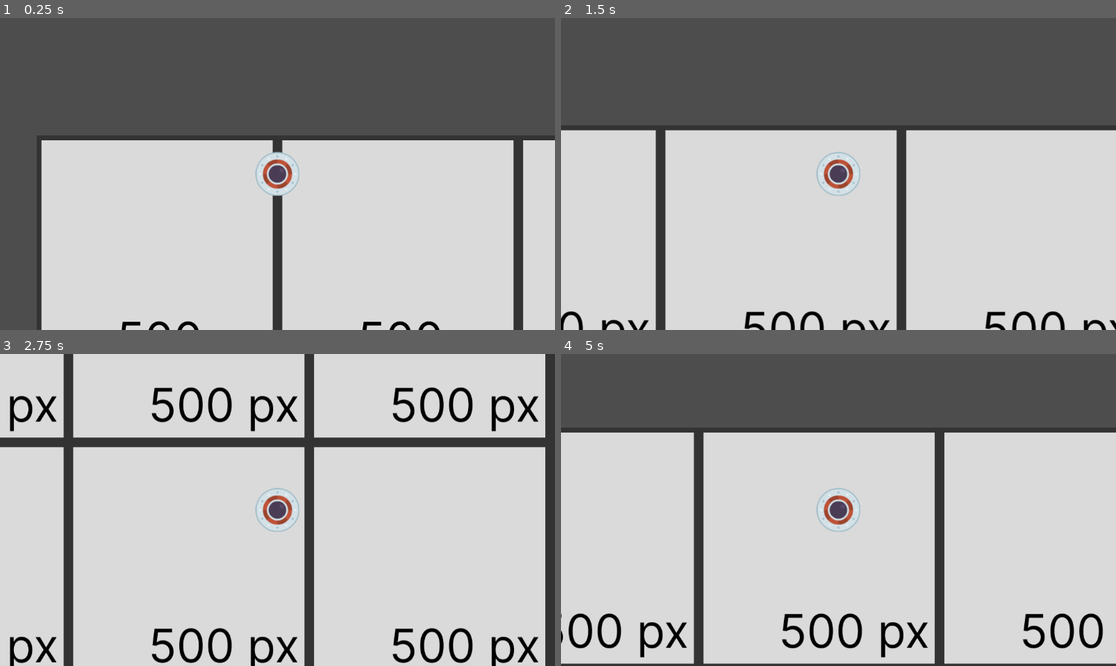
Above: before the commit, frames 1-4 (two rows, left to right).
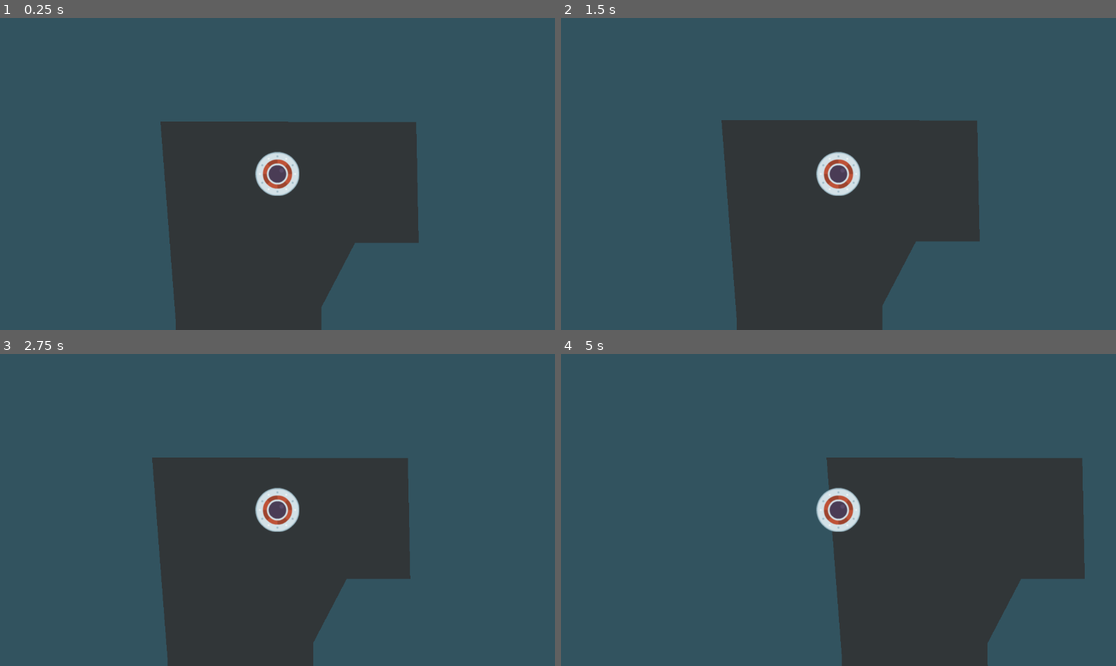
Above: after the commit, the same moments.

Repository: Zigelzi/gdtv_speedy_saucer
Game: Godot game, scene res://level_0.tscn
Two runs of this game, one before a commit and one after it. Both use one fixed random seed, a clock stepped at 60 frames per second and the inputs below.
Inputs:
- Up to frame 1 (0.25 s): no input
- Up to frame 2 (1.5 s): tap Enter at 0.5 s; hold Right (ui_right) 0.53-1.28 s; hold Down (ui_down) from 1.28 s (still down)
- Up to frame 3 (2.75 s): release Down (ui_down) at 2.03 s; hold Right (ui_right) from 2.03 s (still down)
- Up to frame 4 (5 s): release Right (ui_right) at 2.78 s; hold Up (ui_up) 2.78-3.53 s; hold Left (ui_left) from 3.53 s (still down)

The runs differ from the first frame. In frame 1, 98% of the frame differs, in the area x 0-100%, y 0-100%; in frame 2, 98%; in frame 3, 98%; in frame 4, 98%.

Commit message:
Add resetting level when player goes outside maze

Diff:
--- /dev/null
+++ b/end.tscn
@@ -0,0 +1,16 @@
+[gd_scene load_steps=3 format=3 uid="uid://nd2uha1s2q1w"]
+
+[ext_resource type="Texture2D" uid="uid://cbpdadjamfsgd" path="res://assets/sprites/Icywitct_Green_500.png" id="1_veqmn"]
+
+[sub_resource type="RectangleShape2D" id="RectangleShape2D_p6n4i"]
+size = Vector2(125, 125)
+
+[node name="End" type="Area2D"]
+z_index = 10
+
+[node name="CollisionShape2D" type="CollisionShape2D" parent="."]
+shape = SubResource("RectangleShape2D_p6n4i")
+
+[node name="Sprite2D" type="Sprite2D" parent="."]
+scale = Vector2(0.5, 0.5)
+texture = ExtResource("1_veqmn")
--- a/level_0.tscn
+++ b/level_0.tscn
@@ -1,21 +1,30 @@
-[gd_scene load_steps=3 format=3 uid="uid://bg2qlge63m4e3"]
+[gd_scene load_steps=6 format=3 uid="uid://bg2qlge63m4e3"]
 
-[ext_resource type="Texture2D" uid="uid://malyix3cvb3h" path="res://assets/sprites/Gray_500x500px.png" id="1_wycte"]
+[ext_resource type="Script" path="res://level_manager.gd" id="1_tgyi8"]
+[ext_resource type="PackedScene" uid="uid://b8mjbx3b8wupy" path="res://maze.tscn" id="2_2m1le"]
 [ext_resource type="PackedScene" uid="uid://btvos3tlo24v0" path="res://player.tscn" id="2_4rsf5"]
+[ext_resource type="Texture2D" uid="uid://lkstui6hsxf4" path="res://assets/sprites/Icywitct_Blue_500.png" id="2_moo7p"]
+[ext_resource type="PackedScene" uid="uid://nd2uha1s2q1w" path="res://end.tscn" id="2_nj5ol"]
 
 [node name="Level_0" type="Node2D"]
+script = ExtResource("1_tgyi8")
 
 [node name="Background" type="Node2D" parent="."]
-metadata/_edit_lock_ = true
+z_index = -90
+position = Vector2(-1157, -787)
 
 [node name="TextureRect" type="TextureRect" parent="Background"]
 offset_right = 5000.0
 offset_bottom = 5000.0
-texture = ExtResource("1_wycte")
+texture = ExtResource("2_moo7p")
 stretch_mode = 1
 
 [node name="Environment" type="Node2D" parent="."]
 metadata/_edit_lock_ = true
 
+[node name="End" parent="Environment" instance=ExtResource("2_nj5ol")]
+position = Vector2(2503, -91)
+
+[node name="Maze" parent="Environment" instance=ExtResource("2_2m1le")]
+
 [node name="Player" parent="." instance=ExtResource("2_4rsf5")]
-position = Vector2(500, 80)
--- /dev/null
+++ b/level_manager.gd
@@ -0,0 +1,9 @@
+extends Node2D
+
+func _ready():
+	var maze:Area2D = get_node("Environment/Maze")
+	maze.body_exited.connect(_on_player_body_exited)
+
+func _on_player_body_exited(body:Node):
+	var sceneTree: SceneTree = get_tree()
+	sceneTree.reload_current_scene()
--- /dev/null
+++ b/maze.gd
@@ -0,0 +1,11 @@
+extends Area2D
+
+
+# Called when the node enters the scene tree for the first time.
+func _ready():
+	pass # Replace with function body.
+
+
+# Called every frame. 'delta' is the elapsed time since the previous frame.
+func _process(delta):
+	pass
--- /dev/null
+++ b/maze.tscn
@@ -0,0 +1,14 @@
+[gd_scene load_steps=3 format=3 uid="uid://b8mjbx3b8wupy"]
+
+[ext_resource type="Script" path="res://maze.gd" id="1_26lkr"]
+[ext_resource type="Texture2D" uid="uid://cq8qq5yvhmokv" path="res://assets/sprites/Icywitct_Blue_700.png" id="1_yvdiw"]
+
+[node name="Maze" type="Area2D"]
+script = ExtResource("1_26lkr")
+
+[node name="CollisionPolygon2D" type="CollisionPolygon2D" parent="."]
+polygon = PackedVector2Array(-243, -109, 288, -108, 293, 143, 161, 143, 91, 277, 95, 776, 194, 949, 1038, 928, 1187, 754, 1195, 383, 1777, 367, 2108, 538, 2343, 813, 2410, 949, 2634, 952, 2776, 781, 2760, 239, 2616, 103, 2298, 100, 2306, -231, 3318, -231, 3280, 129, 3094, 108, 3056, 161, 3056, 880, 2875, 1152, 2197, 1149, 2141, 994, 2100, 821, 2039, 687, 1895, 607, 1769, 589, 1636, 589, 1468, 735, 1372, 973, 1214, 1160, 106, 1160, -206, 1155, -211, 308)
+
+[node name="Polygon2D" type="Polygon2D" parent="."]
+texture = ExtResource("1_yvdiw")
+polygon = PackedVector2Array(-243, -109, 288, -108, 293, 143, 161, 143, 91, 277, 95, 776, 194, 949, 1038, 928, 1187, 754, 1195, 383, 1777, 367, 2108, 538, 2343, 813, 2410, 949, 2634, 952, 2776, 781, 2760, 239, 2616, 103, 2298, 100, 2306, -231, 3318, -231, 3280, 129, 3094, 108, 3056, 161, 3056, 880, 2875, 1152, 2197, 1149, 2141, 994, 2100, 821, 2039, 687, 1895, 607, 1769, 589, 1636, 589, 1468, 735, 1372, 973, 1214, 1160, 106, 1160, -206, 1155, -211, 308)
--- a/movement.gd
+++ b/player.gd
@@ -3,10 +3,14 @@
 @export var _movement_speed: int = 200
 @export var _max_speed = 800
 
+var _start_position
+
+func _ready():
+	_start_position = position
+
 func _physics_process(delta):
 	var movement_direction: Vector2 = Input.get_vector("ui_left", "ui_right", "ui_up", "ui_down")
 	apply_force(movement_direction * _movement_speed)
-	print(linear_velocity)
 
 func _integrate_forces(state):
 	if state.linear_velocity.length() > _max_speed:
--- a/player.tscn
+++ b/player.tscn
@@ -1,15 +1,16 @@
 [gd_scene load_steps=4 format=3 uid="uid://btvos3tlo24v0"]
 
-[ext_resource type="Script" path="res://movement.gd" id="1_oc7ao"]
+[ext_resource type="Script" path="res://player.gd" id="1_yjxbe"]
 [ext_resource type="Texture2D" uid="uid://cpqgagtrfaeh5" path="res://assets/kenney_space-shooter-redux/PNG/ufoRed.png" id="2_ebal0"]
 
 [sub_resource type="CircleShape2D" id="CircleShape2D_ajtge"]
-radius = 45.0
+radius = 24.0208
 
 [node name="Player" type="RigidBody2D"]
+z_index = 10
 gravity_scale = 0.0
 linear_damp = 1.0
-script = ExtResource("1_oc7ao")
+script = ExtResource("1_yjxbe")
 _movement_speed = 1200
 
 [node name="Model" type="Sprite2D" parent="."]
